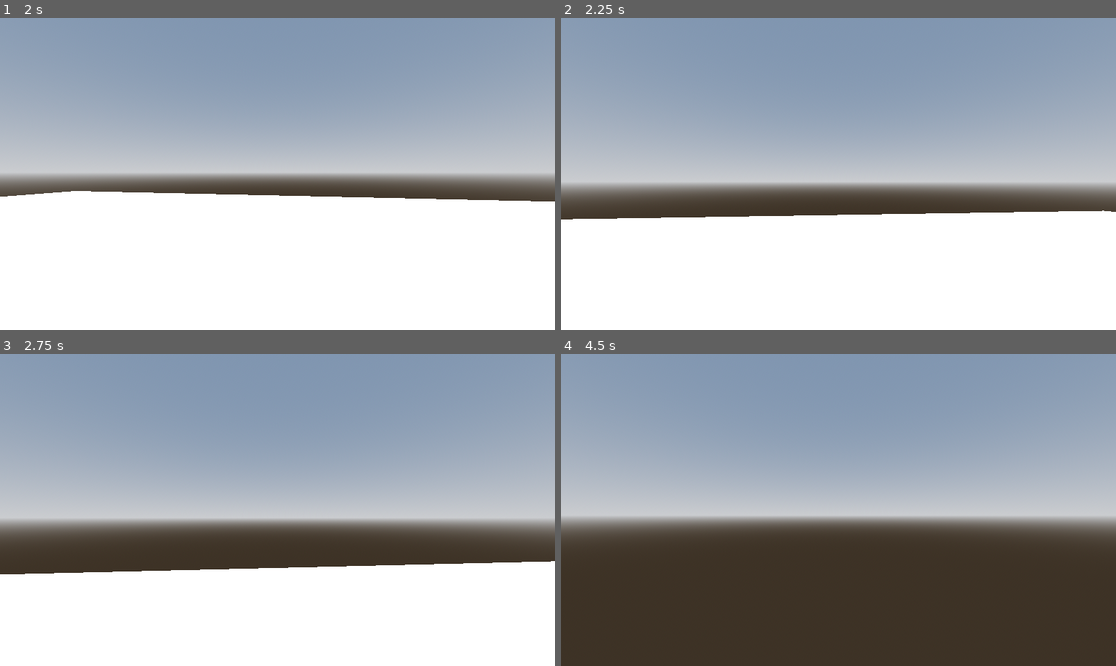
Above: before the commit, frames 1-4 (two rows, left to right).
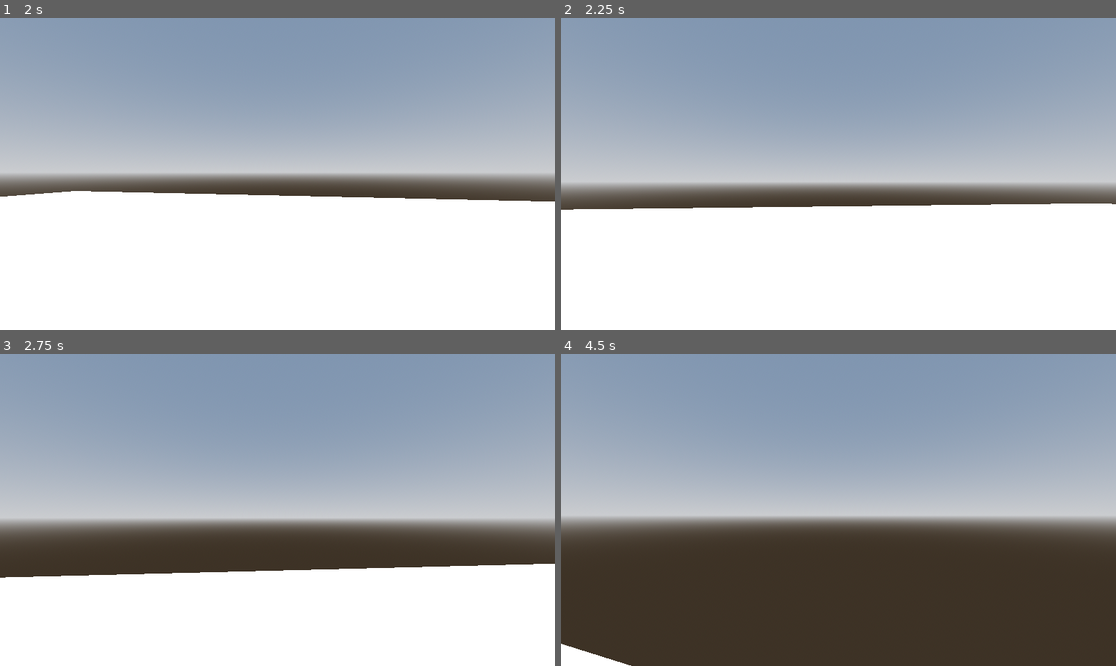
Above: after the commit, the same moments.

Repository: Mhiw/ComfyJam
Game: Godot game, scene res://scenes/main.tscn
The game is run twice, just before and just after one commit, with the same random seed, the same clock (stepped at 60 frames per second) and the same inputs.
Inputs (mouse positions are in pixels of both pictures, inside the frame that each line leads up to):
- Up to frame 1 (2 s): tap Enter (ui_accept) at 0.5, 0.6, 1.55 s; move the mouse to (305, 174) at 0.52 s; hold W (move_forward) from 0.53 s (still down); tap Space (jump, bound only after the commit) at 0.77, 0.8, 1.07, 1.35, 1.52, 1.82 s; move the mouse to (249, 174) at 1.27 s
- Up to frame 2 (2.25 s): keep holding W (move_forward); move the mouse to (849, 167) at 2.02 s; tap Enter (ui_accept) at 2.1 s
- Up to frame 3 (2.75 s): keep holding W (move_forward); tap Space (jump, bound only after the commit) at 2.3 s
- Up to frame 4 (4.5 s): keep holding W (move_forward); move the mouse to (832, 516) at 2.77 s; tap Enter (ui_accept) at 2.85, 4.35 s; tap Space (jump, bound only after the commit) at 3.02, 3.32, 3.6, 3.77, 4.07 s; move the mouse to (877, 513) at 3.52 s; move the mouse to (794, 506) at 4.27 s

Frame 1 is identical in both runs. In frame 2, 2.8% of the frame differs, in the area x 0-100%, y 59-65%; in frame 3, 0.9%; in frame 4, 0.5%.

Commit message:
Quick fix.

Diff:
--- a/project.godot
+++ b/project.godot
@@ -47,6 +47,11 @@
 , Object(InputEventKey,"resource_local_to_scene":false,"resource_name":"","device":-1,"window_id":0,"alt_pressed":false …(186 unchanged characters)…
 ]
 }
+jump={
+"deadzone": 0.2,
+"events": [Object(InputEventKey,"resource_local_to_scene":false,"resource_name":"","device":-1,"window_id":0,"alt_pressed":false,"shift_pressed":false,"ctrl_pressed":false,"meta_pressed":false,"pressed":false,"keycode":0,"physical_keycode":32,"key_label":0,"unicode":32,"location":0,"echo":false,"script":null)
+]
+}
 
 [physics]
 
--- a/scripts/player/player.gd
+++ b/scripts/player/player.gd
@@ -22,7 +22,7 @@
 	if not is_on_floor():
 		velocity += get_gravity() * delta
 
-	if Input.is_action_just_pressed("ui_accept") and is_on_floor():
+	if Input.is_action_just_pressed("jump") and is_on_floor():
 		velocity.y = JUMP_VELOCITY
 
 	var input := Input.get_vector("move_left", "move_right", "move_forward", "move_backwards")
